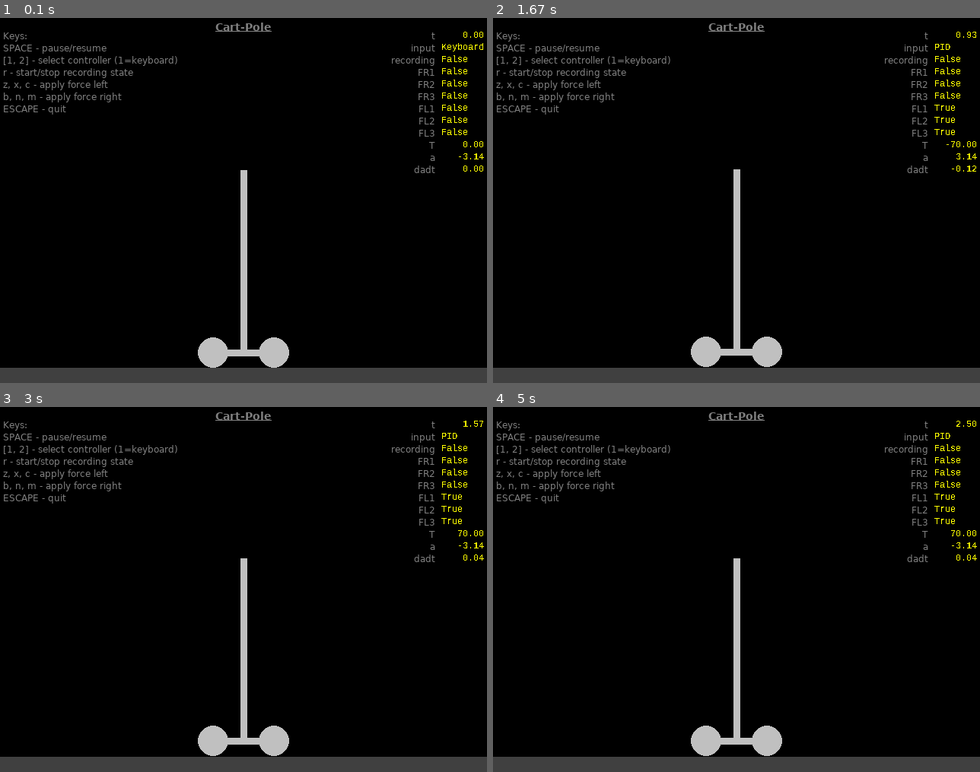
Above: before the commit, frames 1-4 (two rows, left to right).
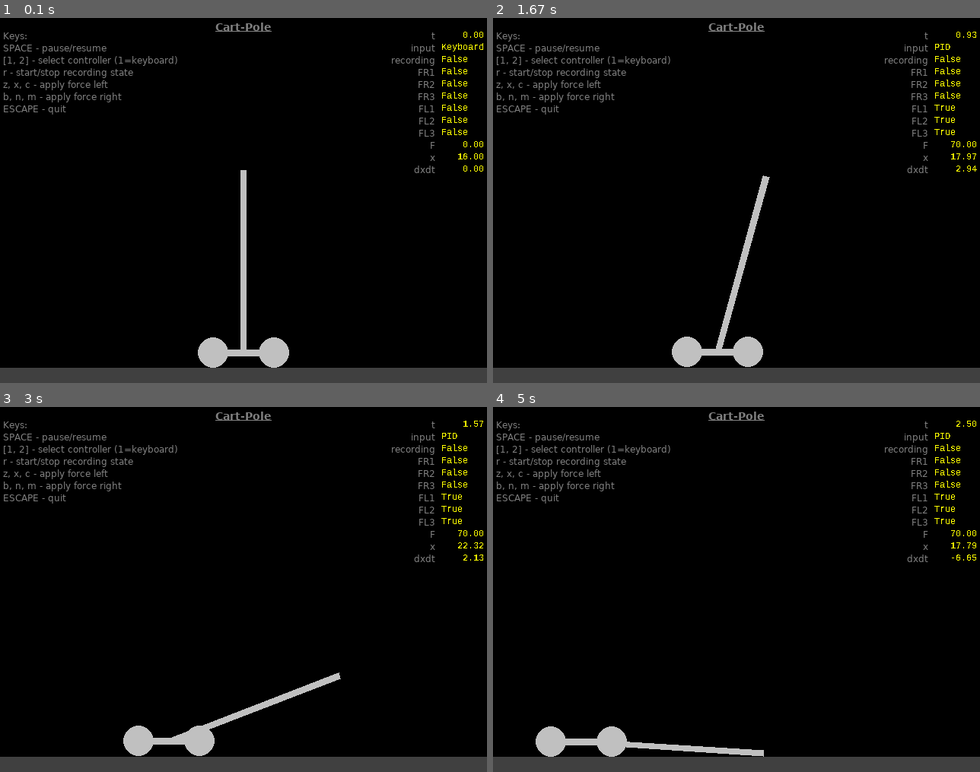
Above: after the commit, the same moments.

Repository: basicmachines/sim-dynamics
Game: pygame game, started from cart_pole.py
The game is run twice, just before and just after one commit, with the same random seed, the same clock (stepped at 60 frames per second) and the same inputs. The source is Python 2; it was converted automatically to run under Python 3.
Inputs:
- Up to frame 1 (0.1 s): no input
- Up to frame 2 (1.67 s): tap Space at 0.33, 1.07, 1.37, 1.57 s; tap 2 at 0.67 s; tap X at 1.15 s
- Up to frame 3 (3 s): tap Space at 1.9, 2.2, 2.4, 2.7, 2.97 s; tap Z at 1.98 s; tap X at 2.48 s
- Up to frame 4 (5 s): tap Space at 3.3, 3.6, 3.73, 4.13, 4.43, 4.8 s; tap Z at 3.38, 4.88 s; tap X at 3.82 s

The runs differ from the first frame. In frame 1, 0.1% of the frame differs, in the area x 50-100%, y 33-91%; in frame 2, 2.2%; in frame 3, 2.7%; in frame 4, 2.9%, in the area x 8-100%, y 33-96%.

Commit message:
Updated docstrings

Diff:
--- a/cart_pole.py
+++ b/cart_pole.py
@@ -58,7 +58,7 @@
 }
 
 pid_controller = PIDController(
-    cv=model.outputs['a'],
+    cv=model.outputs['x'],
     mv=model.inputs,
     kp=-30.0,
     ki=0.0,
--- a/controllers.py
+++ b/controllers.py
@@ -7,21 +7,20 @@
 experimenting with dynamic models and dynamic model
 controllers.
 
-The pyBox2d shape classes are extended with some drawing
-code so that they render in pygame.
-
-An example model of a simple pendulum is included. The
-pendulum can be influenced manually through keyboard
+The systems can be influenced manually through keyboard
 commands or controlled by a simple controller (PID).
 
-Files contained in this module:
+Files contained in the module:
+
  1. simulator.py - main program file
  2. vars.py - Variable class
- 3. data_output.py - class for file output operations
- 4. pendulum.py - example model
- 5. controllers.py - contains a PID controller
+ 3. data_output.py - file output operations
+ 4. models.py - example models
+ 5. controllers.py - contains a keyboard and a PID controller
 
-Adapted from the examples in the pybox2d repository:
+The pyBox2d shape classes are extended with some drawing
+code so that they render in pygame.  Adapted from the examples
+in the pybox2d repository:
 https://github.com/pybox2d/pybox2d/tree/master/examples/simple
 """
 
--- a/data_output.py
+++ b/data_output.py
@@ -7,21 +7,20 @@
 experimenting with dynamic models and dynamic model
 controllers.
 
-The pyBox2d shape classes are extended with some drawing
-code so that they render in pygame.
-
-An example model of a simple pendulum is included. The
-pendulum can be influenced manually through keyboard
+The systems can be influenced manually through keyboard
 commands or controlled by a simple controller (PID).
 
-Files contained in this module:
+Files contained in the module:
+
  1. simulator.py - main program file
  2. vars.py - Variable class
- 3. data_output.py - class for file output operations
- 4. pendulum.py - example model
- 5. controllers.py - contains a PID controller
+ 3. data_output.py - file output operations
+ 4. models.py - example models
+ 5. controllers.py - contains a keyboard and a PID controller
 
-Adapted from the examples in the pybox2d repository:
+The pyBox2d shape classes are extended with some drawing
+code so that they render in pygame.  Adapted from the examples
+in the pybox2d repository:
 https://github.com/pybox2d/pybox2d/tree/master/examples/simple
 """
 
--- a/models.py
+++ b/models.py
@@ -7,27 +7,26 @@
 experimenting with dynamic models and dynamic model
 controllers.
 
-The pyBox2d shape classes are extended with some drawing
-code so that they render in pygame.
-
-An example model of a simple pendulum is included. The
-pendulum can be influenced manually through keyboard
+The systems can be influenced manually through keyboard
 commands or controlled by a simple controller (PID).
 
-Files contained in this module:
+Files contained in the module:
+
  1. simulator.py - main program file
  2. vars.py - Variable class
- 3. data_output.py - class for file output operations
- 4. pendulum.py - example model
- 5. controllers.py - contains a PID controller
-
-Adapted from the examples in the pybox2d repository:
+ 3. data_output.py - file output operations
+ 4. models.py - example models
+ 5. controllers.py - contains a keyboard and a PID controller
+
+The pyBox2d shape classes are extended with some drawing
+code so that they render in pygame.  Adapted from the examples
+in the pybox2d repository:
 https://github.com/pybox2d/pybox2d/tree/master/examples/simple
 """
 
 import Box2D
-from Box2D.b2 import pi, vec2
-
+from Box2D.b2 import vec2
+from math import sin, cos, pi
 from vars import Variable
 
 # TODO: Consider a superclass that models inherit from
@@ -167,7 +166,7 @@
         self.outputs['dadt'].value = -self.body.angularVelocity
 
         # Torque applied to pendulum
-        self.outputs['T'].value = -self.torque
+        self.outputs['F'].value = -self.torque
 
 
 class CartPole(object):
@@ -189,11 +188,11 @@
     """
 
     def __init__(self, position=(0, 0), pole_length=12.0,
-                 pole_width=0.4, cart_width=4.0, cart_height=2.0, start_angle=-0.5*pi,
+                 pole_width=0.4, cart_width=4.0, cart_height=2.0, start_angle=0.5*pi,
                  joint_friction_torque=10.0, sliding_friction=20.0, min_motor_force=10.0):
 
         self.name = 'Cart-Pole'
-        self.cart_position = vec2(position)
+        self.start_position = position[0]
 
         # Pendulum parameters
         self.pole_length = pole_length
@@ -204,6 +203,7 @@
         self.joint_friction_torque = joint_friction_torque
         self.sliding_friction = sliding_friction
         self.min_motor_force = min_motor_force
+        self.cart_position = vec2(position[0] - pole_length*cos(start_angle), position[1])
 
         # Cart force inputs (manipulated variables)
         self.inputs = {
@@ -226,11 +226,13 @@
 
         self.force = 0.0
 
+        self.start_position = float(position[0])
+
         # Model variables (outputs)
         self.outputs = {
-            'T': Variable('float', name='T', init_value=0.0),
-            'a': Variable('float', name='a', init_value=(start_angle - 0.5*pi)),
-            'dadt': Variable('float', name='dadt', init_value=0.0)
+            'F': Variable('float', name='F', init_value=0.0),
+            'x': Variable('float', name='x', init_value=self.start_position),
+            'dxdt': Variable('float', name='dxdt', init_value=0.0)
         }
 
     def add_to_box2d(self, world):
@@ -247,7 +249,7 @@
         )
 
         self.pole_fixture = self.pole_body.CreatePolygonFixture(
-            box=(0.5*self.pole_length, 0.5*self.pole_width, (-0.5*self.pole_length, 0), 0.0),
+            box=(0.5*self.pole_length, 0.5*self.pole_width, (0.5*self.pole_length, 0), 0.0),
             density=1,
             friction=0.3
         )
@@ -305,13 +307,19 @@
         # from getting too large or small
         self.pole_body.angle %= 2*pi
 
-        # For this model, the angle of the pendulum is measured
-        # from the vertical position (clockwise = positive)
-        # The range of the angle is limited to -pi to pi.
-        self.outputs['a'].value = ((1.5*pi - self.pole_body.angle) % (2*pi)) - pi
-
-        # Speed of rotation
-        self.outputs['dadt'].value = -self.pole_body.angularVelocity
-
-        # Torque applied to pendulum
-        self.outputs['T'].value = -self.force
+        # For this model, the control variable is the horizontal
+        # position of the top of the pole. x=0 is the center position.
+
+        pole_angle = self.pole_body.angle
+        self.outputs['x'].value = self.pole_length*cos(pole_angle) + self.pole_body.position.x
+
+        dadt = -self.pole_body.angularVelocity
+
+        # Horizontal speed of top of base of pole
+        dxdt = self.pole_body.linearVelocity.x
+
+        # Horizontal speed of top of pole
+        self.outputs['dxdt'].value = dadt*self.pole_length/(2*pi) + dxdt
+
+        # Force applied to cart
+        self.outputs['F'].value = -self.force
--- a/simulator.py
+++ b/simulator.py
@@ -7,21 +7,20 @@
 experimenting with dynamic models and dynamic model
 controllers.
 
-The pyBox2d shape classes are extended with some drawing
-code so that they render in pygame.
-
-An example model of a simple pendulum is included. The
-pendulum can be influenced manually through keyboard
+The systems can be influenced manually through keyboard
 commands or controlled by a simple controller (PID).
 
-Files contained in this module:
+Files contained in the module:
+
  1. simulator.py - main program file
  2. vars.py - Variable class
- 3. data_output.py - class for file output operations
- 4. pendulum.py - example model
- 5. controllers.py - contains a PID controller
-
-Adapted from the examples in the pybox2d repository:
+ 3. data_output.py - file output operations
+ 4. models.py - example models
+ 5. controllers.py - contains a keyboard and a PID controller
+
+The pyBox2d shape classes are extended with some drawing
+code so that they render in pygame.  Adapted from the examples
+in the pybox2d repository:
 https://github.com/pybox2d/pybox2d/tree/master/examples/simple
 """
 
--- a/vars.py
+++ b/vars.py
@@ -7,21 +7,20 @@
 experimenting with dynamic models and dynamic model
 controllers.
 
-The pyBox2d shape classes are extended with some drawing
-code so that they render in pygame.
-
-An example model of a simple pendulum is included. The
-pendulum can be influenced manually through keyboard
+The systems can be influenced manually through keyboard
 commands or controlled by a simple controller (PID).
 
-Files contained in this module:
+Files contained in the module:
+
  1. simulator.py - main program file
  2. vars.py - Variable class
- 3. data_output.py - class for file output operations
- 4. pendulum.py - example model
- 5. controllers.py - contains a PID controller
+ 3. data_output.py - file output operations
+ 4. models.py - example models
+ 5. controllers.py - contains a keyboard and a PID controller
 
-Adapted from the examples in the pybox2d repository:
+The pyBox2d shape classes are extended with some drawing
+code so that they render in pygame.  Adapted from the examples
+in the pybox2d repository:
 https://github.com/pybox2d/pybox2d/tree/master/examples/simple
 """
 
